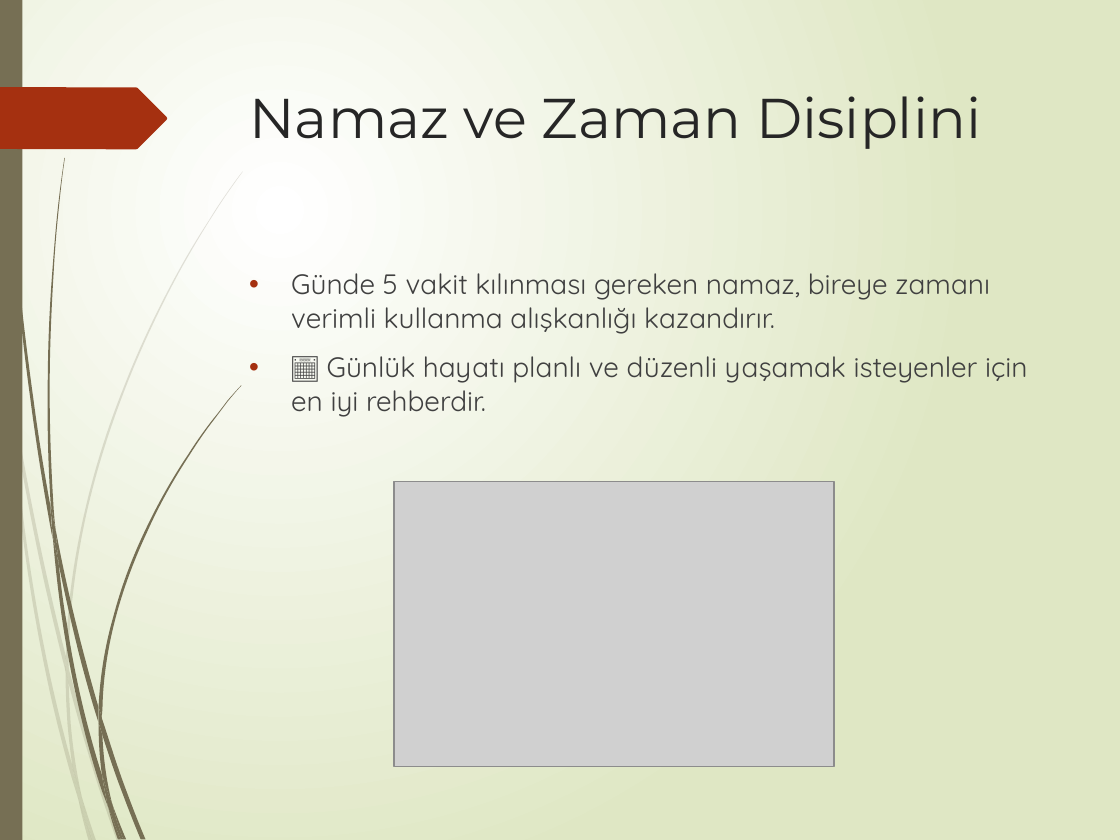
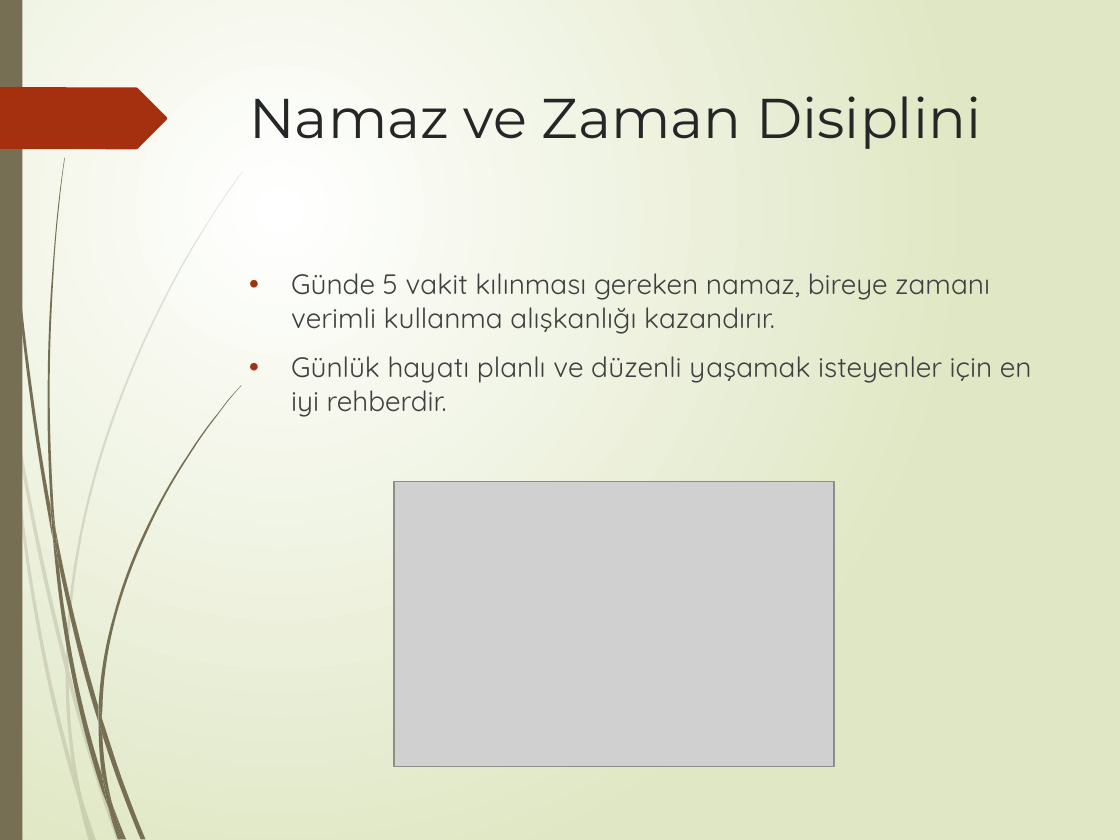
Before and after one commit to msakkaya06/msakkaya, a slide deck: slide 11 of namaz/Namaz_Sunumu.pptx. Drawn at 1120x840 pixels with LibreOffice and Linux fonts; fonts in the diff are those of the drawing; grey boxes stand for pictures. Boxes give left, top, right and bottom in pixels: in the first picture for what was removed or moved away, otherwise in the second. Text is boxed around its words. In the diff, an @@ line names an element or a change of style, - is before the commit and + after.

```diff
--- a/namaz/Namaz_Sunumu.pptx
+++ b/namaz/Namaz_Sunumu.pptx
@@ text at bbox=[291, 356, 1032, 417]: text changed @@
-• 📅 Günlük hayatı planlı ve düzenli yaşamak isteyenler için en iyi rehberdir.
+• Günlük hayatı planlı ve düzenli yaşamak isteyenler için en iyi rehberdir.
```
Also in this commit, not shown: 9 other slides changed, 20 other files.
